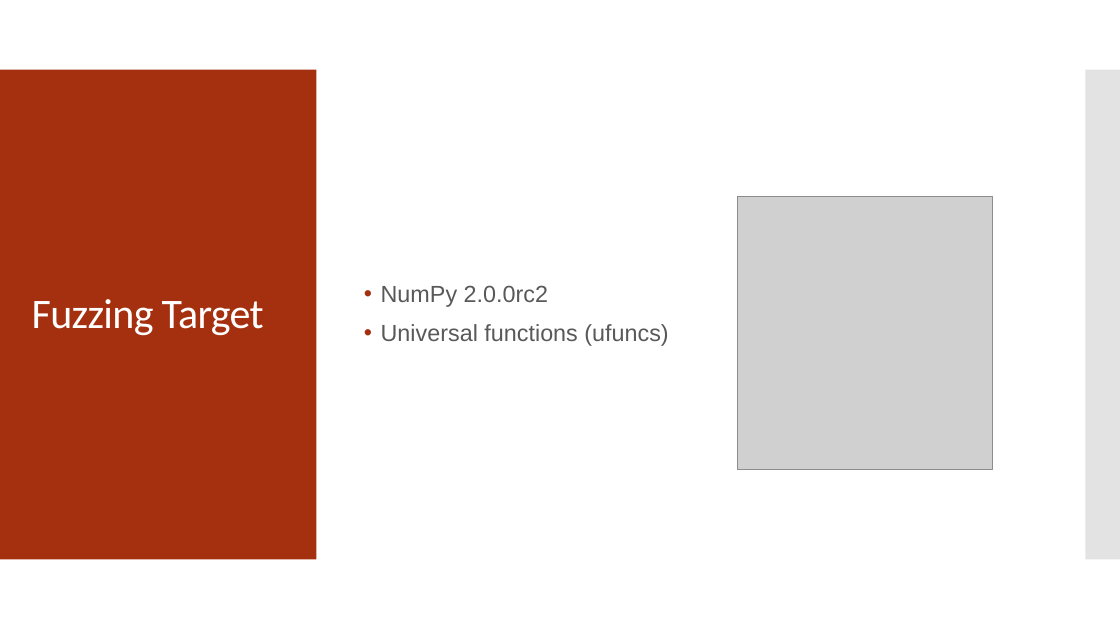
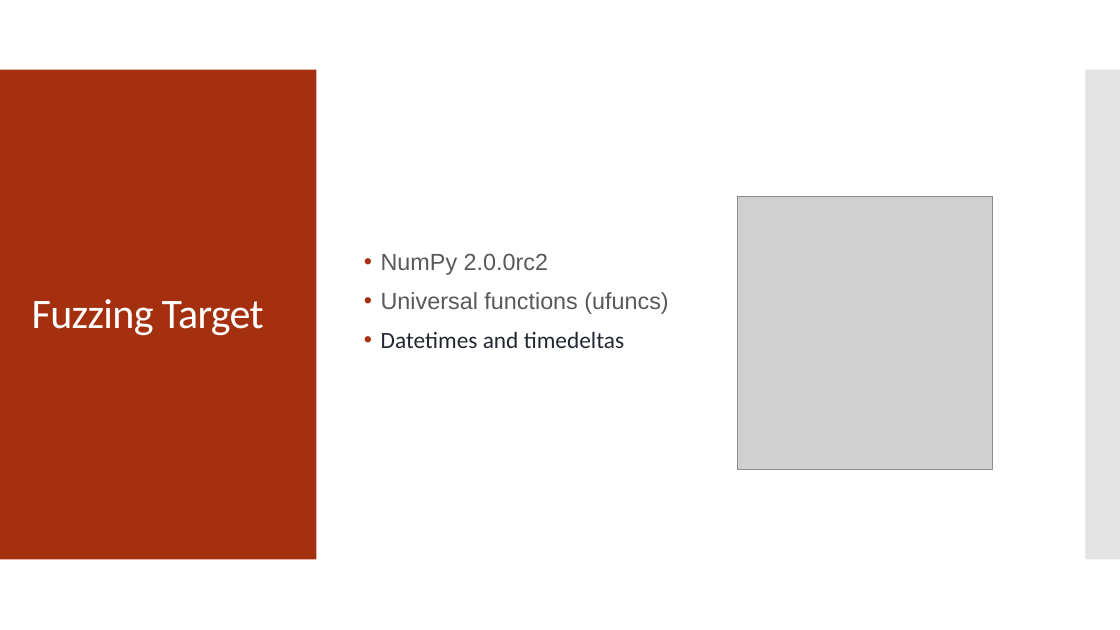
Before and after one commit to 12rcu/NumpyFuzzer, a slide deck: slide 2 of NumPy_Fuzzer_Presentation.pptx. Drawn at 1120x630 pixels with LibreOffice and Linux fonts; fonts in the diff are those of the drawing; grey boxes stand for pictures. Boxes give left, top, right and bottom in pixels: in the first picture for what was removed or moved away, otherwise in the second. Text is boxed around its words. In the diff, an @@ line names an element or a change of style, - is before the commit and + after.

Commit message:
feat: extended grammar fuzzer und runner from sl with grammar for datetime (except leap year) and tested it

```diff
--- a/NumPy_Fuzzer_Presentation.pptx
+++ b/NumPy_Fuzzer_Presentation.pptx
@@ text at (381,331,624,348): paragraph added @@
+• Datetimes and timedeltas
```
Also in this commit, not shown: 1 other slide changed, 2 other files.
